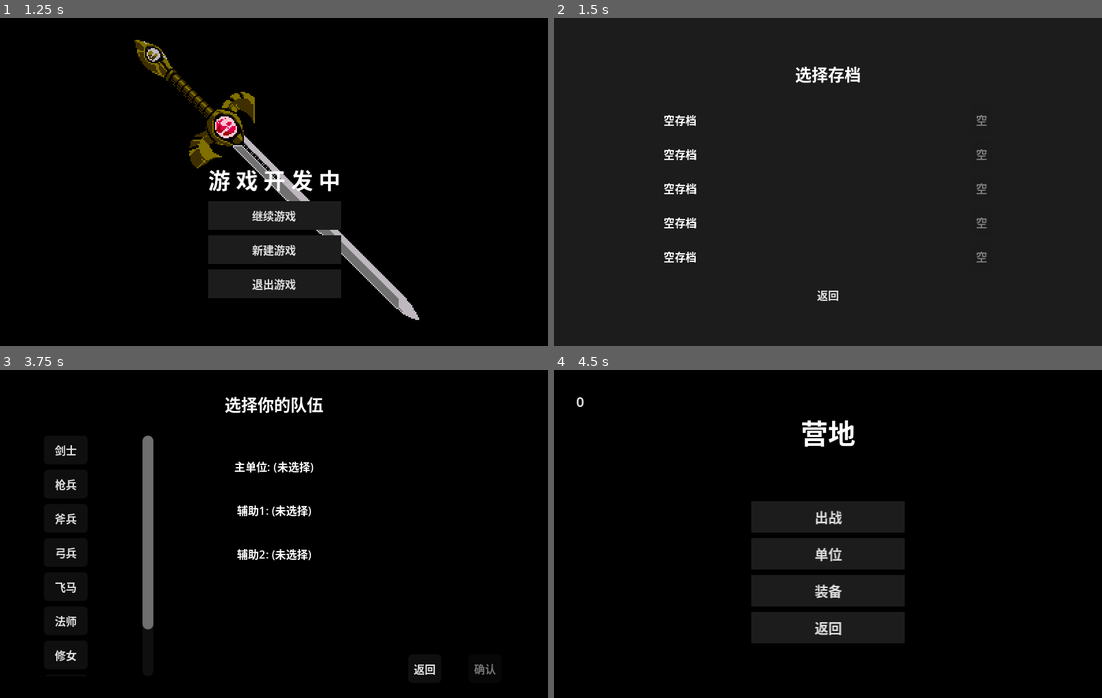
Above: before the commit, frames 1-4 (two rows, left to right).
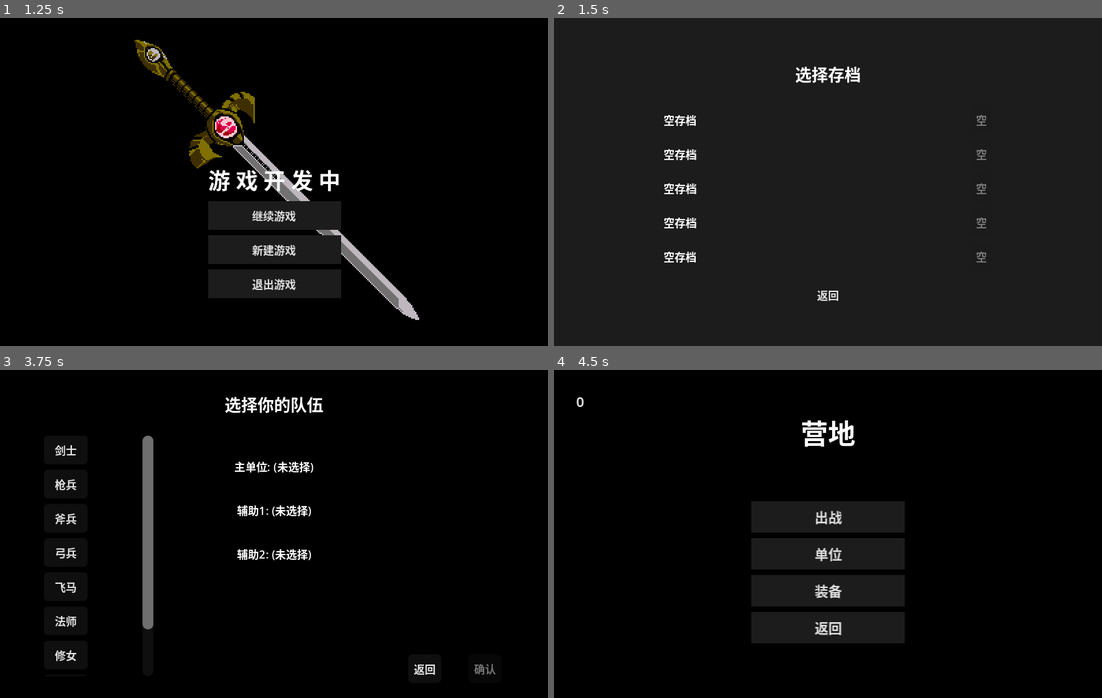
Above: after the commit, the same moments.

Repository: ZhuXilin/Dev_Project_260730
Game: Godot game, scene res://content/scenes/ui/MapScene.tscn
Two runs of this game, one before a commit and one after it. Both use one fixed random seed, a clock stepped at 60 frames per second and the inputs below. This scene is started directly instead of the project's main scene. Sound files missing from this copy of the repository are replaced by a short silence.
Inputs:
- Up to frame 1 (1.25 s): click "返回" at 0.5 s
- Up to frame 2 (1.5 s): click "继续游戏" at 1.25 s
- Up to frame 3 (3.75 s): click "返回" at 2 s; click "新建游戏" at 2.75 s; click "出战" at 3.5 s
- Up to frame 4 (4.5 s): click "返回" at 4.25 s

Frame 1 is identical in both runs. In frame 2, less than 0.1% of the frame differs, in the area x 22-79%, y 29-75%; in frame 3, less than 0.1%; in frame 4, nothing differs.

Commit message:
Edit key resource

Diff:
--- a/content/scenes/ui/MapScene.tscn
+++ b/content/scenes/ui/MapScene.tscn
@@ -96,7 +96,7 @@
 theme_override_styles/hover = ExtResource("2")
 theme_override_styles/disabled = ExtResource("2")
 theme_override_styles/focus = ExtResource("2")
-text = "放弃"
+text = "放弃本局"
 
 [node name="InterruptButton" type="Button" parent="BottomBar" unique_id=691765922]
 layout_mode = 2
@@ -108,18 +108,7 @@
 theme_override_styles/hover = ExtResource("2")
 theme_override_styles/disabled = ExtResource("2")
 theme_override_styles/focus = ExtResource("2")
-text = "中断"
-
-[node name="BackButton" type="Button" parent="BottomBar" unique_id=1307797170]
-layout_mode = 2
-theme_override_font_sizes/font_size = 10
-theme_override_styles/normal = ExtResource("2")
-theme_override_styles/pressed = ExtResource("2")
-theme_override_styles/hover = ExtResource("2")
-theme_override_styles/disabled = ExtResource("2")
-theme_override_styles/focus = ExtResource("2")
-text = "返回"
+text = "中断保存"
 
 [connection signal="pressed" from="BottomBar/AbandonButton" to="." method="_on_abandon_pressed"]
 [connection signal="pressed" from="BottomBar/InterruptButton" to="." method="_on_interrupt_pressed"]
-[connection signal="pressed" from="BottomBar/BackButton" to="." method="_on_back_pressed"]
--- a/function/global/GameState.gd
+++ b/function/global/GameState.gd
@@ -19,7 +19,6 @@
 var resume_node_id: String = ""          # 加载存档后要定位的节点ID
 
 var soul: int = 0          # 永久魂
-var gold: int = 0          # 永久金币
 var temp_soul: int = 0     # 本轮临时魂
 var temp_gold: int = 0     # 本轮临时金币
 var interrupt_state: int = 0   # 0=无, 1=营地, 2=地图, 3=战场
--- a/function/resource/SaveData.gd
+++ b/function/resource/SaveData.gd
@@ -8,17 +8,18 @@
 @export var window_mode: int = 0          # 0=窗口, 1=全屏
 @export var window_size: Vector2i = Vector2i(640, 480)
 
+# 游戏进度
+@export var current_day: int = 1
+@export var visited_nodes: Array = []     # 排序后的键值对
+@export var selected_node_id: String = ""
+@export var main_unit_name: String = ""
+
 @export var soul: int = 0
 @export var temp_soul: int = 0
 @export var temp_gold: int = 0
+
 @export var interrupt_state: int = 0
 @export var battlefield_data: Dictionary = {}
-
-# 游戏进度（不再存储 map_level_data）
-@export var current_day: int = 1
-@export var visited_nodes: Array = []     # 存储为排序后的键值对数组 [ [key, value], ... ]
-@export var selected_node_id: String = ""
-@export var main_unit_name: String = ""
 
 # 队伍状态
 @export var party_data: Array = []
@@ -35,9 +36,14 @@
 		"window_mode": window_mode,
 		"window_size": window_size,
 		"current_day": current_day,
-		"visited_nodes": visited_nodes,   # 已经是排序数组
+		"visited_nodes": visited_nodes,
 		"selected_node_id": selected_node_id,
 		"main_unit_name": main_unit_name,
-		"party_data": party_data
+		"party_data": party_data,
+		"soul": soul,
+		"temp_soul": temp_soul,
+		"temp_gold": temp_gold,
+		"interrupt_state": interrupt_state,
+		"battlefield_data": battlefield_data
 	}
 	return JSON.stringify(data, "  ").sha256_text()
--- a/function/script/MapScene.gd
+++ b/function/script/MapScene.gd
@@ -11,7 +11,6 @@
 @onready var line_container = $NodeContainer/LineContainer
 @onready var info_panel = $InfoPanel
 @onready var info_label = $InfoPanel/InfoLabel
-@onready var back_button = $BottomBar/BackButton
 @onready var day_label = $TopBar/DayLabel
 @onready var gold_label = $TopBar/GoldLabel          # 金币显示
 @onready var soul_label = $TopBar/SoulLabel          # 魂显示（需场景中添加此节点）
@@ -130,6 +129,7 @@
 	_save_game()
 	get_tree().change_scene_to_file("res://content/scenes/ui/MainMenu.tscn")
 
+# AbandonButton 逻辑不变
 func _on_abandon_pressed():
 	var confirm = ConfirmationDialog.new()
 	confirm.dialog_text = "确定放弃本局游戏吗？进度将丢失，已获得的临时资源将丢弃。"
@@ -145,13 +145,6 @@
 	GameState.interrupt_state = 1
 	_save_game()
 	get_tree().change_scene_to_file("res://content/scenes/ui/Camp.tscn")
-
-func _on_back_pressed():
-	GameState.abandon_cycle()
-	GameState.reset_all()
-	GameState.interrupt_state = 1
-	_save_game()
-	get_tree().change_scene_to_file("res://content/scenes/ui/MainMenu.tscn")
 
 # ---- 战斗完成回调 ----
 func _on_battle_completed(winning_team: int, is_boss: bool = false):
@@ -336,8 +329,10 @@
 			map_to_load = level_list[0]
 			print("使用备用地图：", map_to_load.map_name)
 		else:
-			print("错误：没有可用的地图数据")
-			_on_back_pressed()
+			print("错误：没有可用的地图数据，回到营地")
+			GameState.interrupt_state = 1
+			_save_game()
+			get_tree().change_scene_to_file("res://content/scenes/ui/Camp.tscn")
 			return
 	_load_combat(map_to_load)
 
